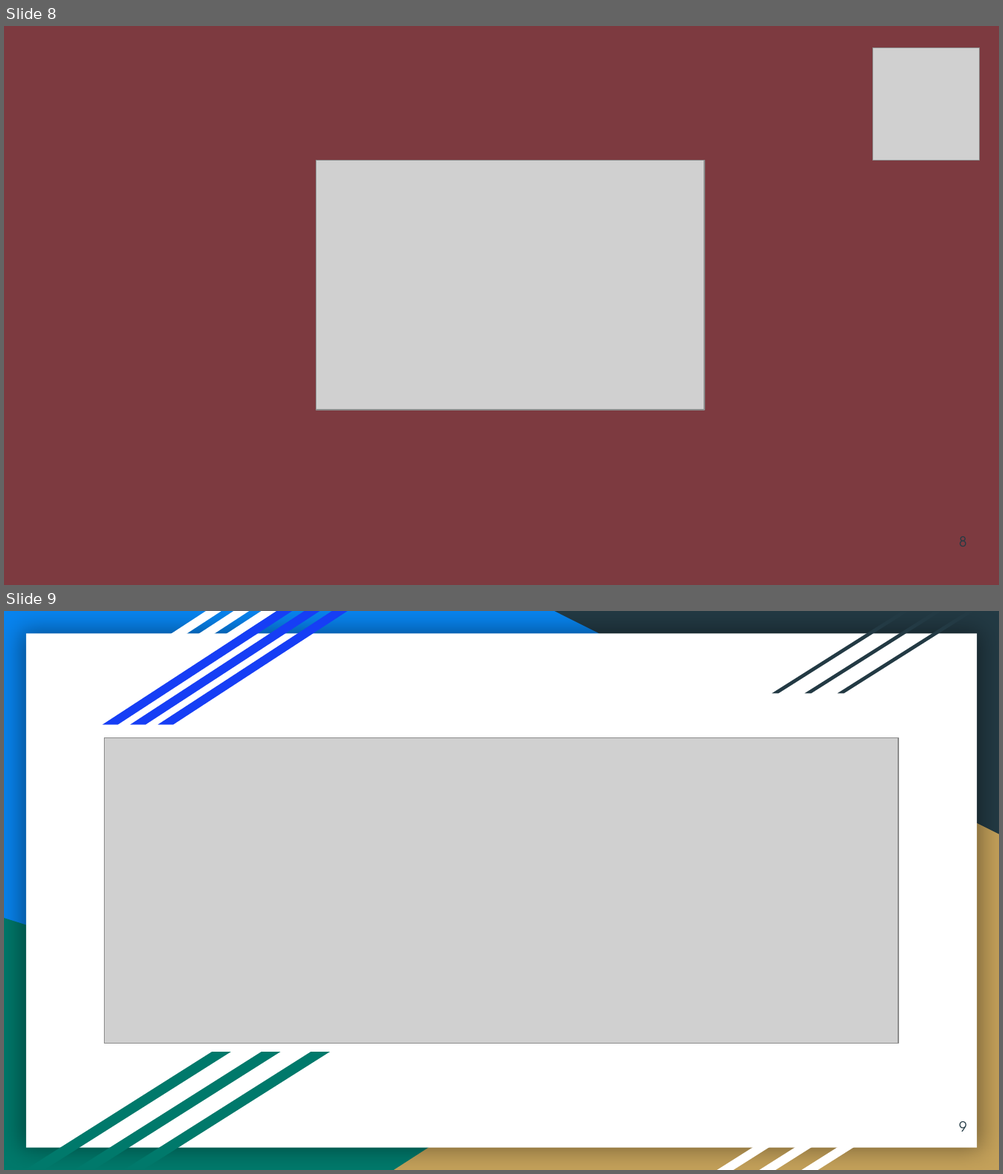
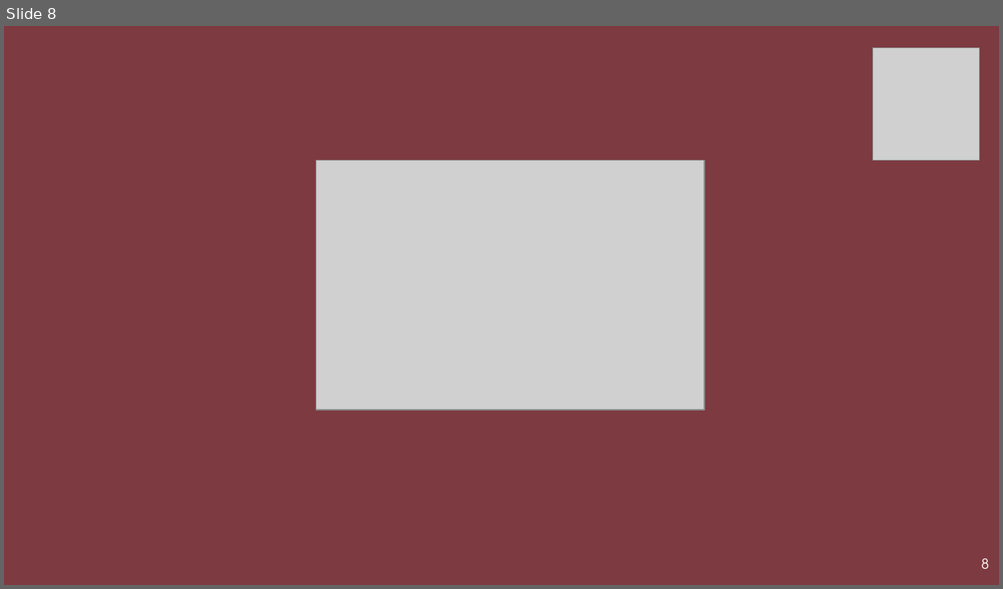
Before and after one commit to The-Order-of-Code/UMId-Documents, a slide deck: Pitch Final.pptx. Shown one above the other, each under a label of ours: slides 8 and 9 before the commit, slide 8 after it. The pictures are 1003x1174 and 1003x589 pixels, drawn with LibreOffice and Linux fonts; fonts in the diff are those of the drawing; grey boxes stand for pictures. Boxes give left, top, right and bottom in pixels: in the first picture for what was removed or moved away, otherwise in the second. Text is boxed around its words. In the diff, an @@ line names an element or a change of style, - is before the commit and + after.

```diff
--- a/Pitch Final.pptx
+++ b/Pitch Final.pptx
@@ slide 9 removed at (x1=4, y1=611, x2=999, y2=1170), background #0884EF @@
@@ parallelogram removed at (x1=32, y1=611, x2=221, y2=724) @@
@@ parallelogram removed at (x1=60, y1=611, x2=249, y2=724) @@
@@ parallelogram removed at (x1=88, y1=611, x2=276, y2=724) @@
@@ parallelogram removed at (x1=102, y1=611, x2=291, y2=724) @@
@@ parallelogram removed at (x1=131, y1=611, x2=319, y2=724) @@
@@ parallelogram removed at (x1=158, y1=611, x2=347, y2=724) @@
@@ right triangle removed at (x1=554, y1=611, x2=999, y2=834) @@
@@ parallelogram removed at (x1=772, y1=612, x2=908, y2=694) @@
@@ parallelogram removed at (x1=805, y1=612, x2=941, y2=694) @@
@@ parallelogram removed at (x1=837, y1=612, x2=973, y2=694) @@
@@ rectangle removed at (x1=26, y1=634, x2=976, y2=1148) @@
@@ picture removed at (x1=105, y1=738, x2=898, y2=1044) @@
@@ right triangle removed at (x1=394, y1=780, x2=999, y2=1170) @@
@@ right triangle removed at (x1=4, y1=918, x2=805, y2=1170) @@
@@ parallelogram removed at (x1=26, y1=1053, x2=230, y2=1170) @@
@@ parallelogram removed at (x1=74, y1=1053, x2=279, y2=1170) @@
@@ parallelogram removed at (x1=125, y1=1053, x2=329, y2=1170) @@
@@ parallelogram removed at (x1=717, y1=1070, x2=892, y2=1170) @@
@@ parallelogram removed at (x1=759, y1=1070, x2=934, y2=1170) @@
@@ parallelogram removed at (x1=802, y1=1070, x2=976, y2=1170) @@
@@ page number removed at (x1=959, y1=1122, x2=966, y2=1132) @@
-9
@@ slide 8 changed as well @@
@@ page number added at (x1=981, y1=559, x2=988, y2=569), 10 pt, text #FFFFFF @@
+8
```
Also in this commit, not shown: 7 other slides changed, 1 slide added, 1 other slide removed.
